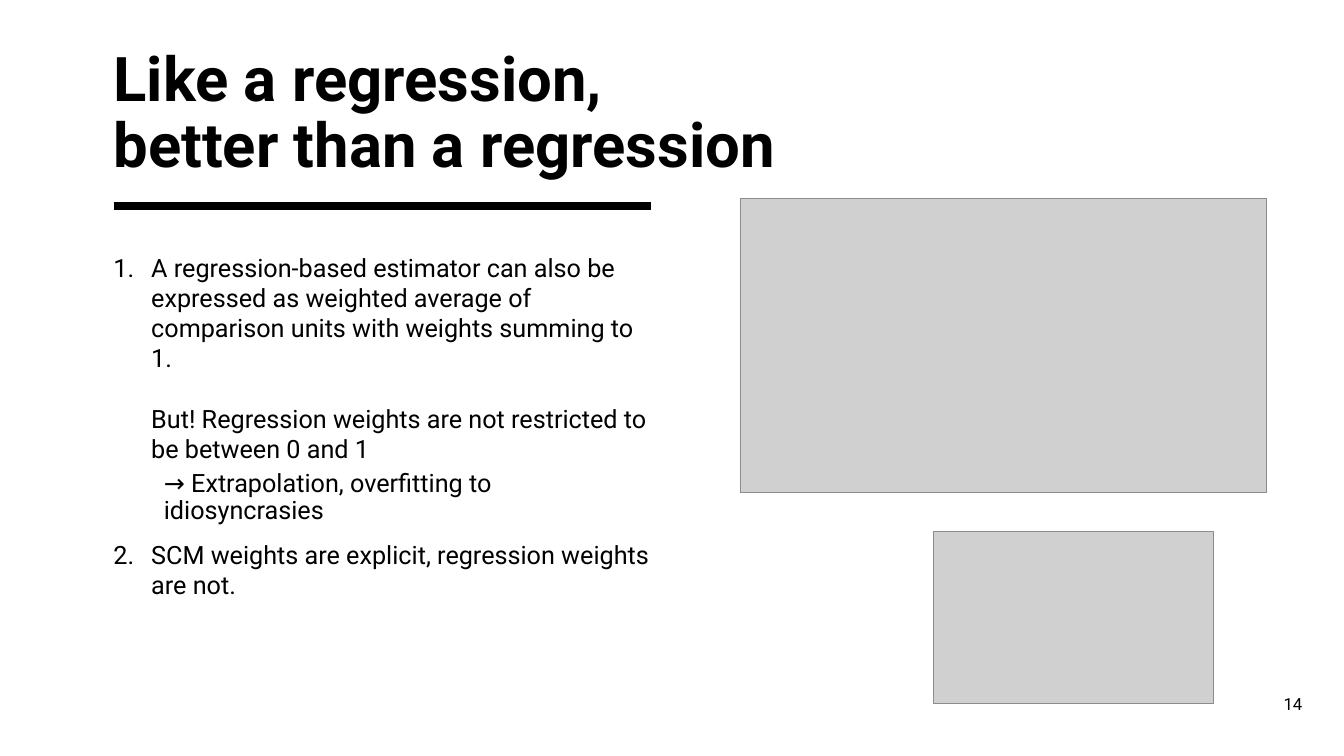
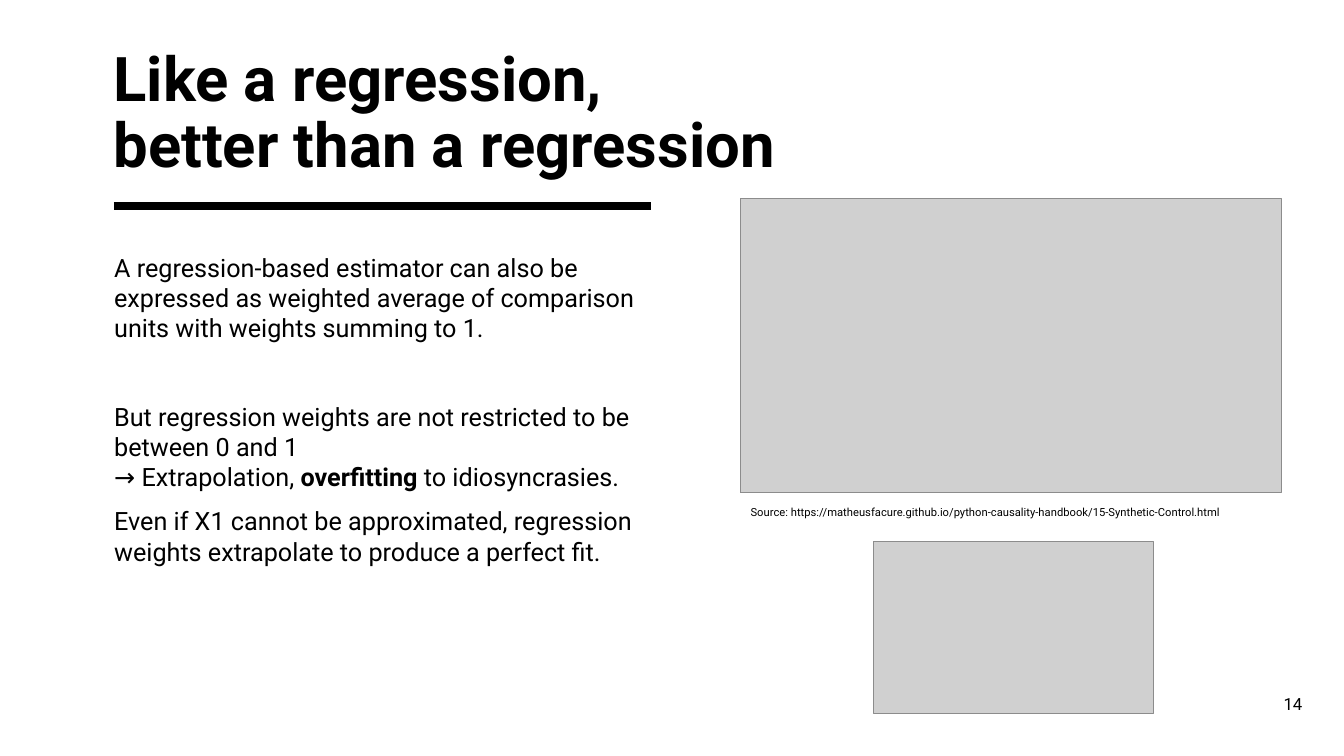
Before and after one commit to francescogranella/francescogranella.github.io, a slide deck: slide 14 of SCM.pptx. Drawn at 1344x756 pixels with LibreOffice and Linux fonts; fonts in the diff are those of the drawing; grey boxes stand for pictures. Boxes give left, top, right and bottom in pixels: in the first picture for what was removed or moved away, otherwise in the second. Text is boxed around its words. In the diff, an @@ line names an element or a change of style, - is before the commit and + after.

```diff
--- a/SCM.pptx
+++ b/SCM.pptx
@@ picture added at (x1=741, y1=199, x2=1281, y2=493) @@
@@ text at (x1=114, y1=258, x2=634, y2=567): text changed @@
-1. A regression-based estimator can also be expressed as weighted average of comparison units with weights summing to 1.
-   But! Regression weights are not restricted to be between 0 and 1
-  → Extrapolation, overfitting to idiosyncrasies
-2. SCM weights are explicit, regression weights are not.
+A regression-based estimator can also be expressed as weighted average of comparison units with weights summing to 1.
+But regression weights are not restricted to be between 0 and 1
+→ Extrapolation, overfitting to idiosyncrasies.
+Even if X1 cannot be approximated, regression weights extrapolate to produce a perfect fit.
@@ text added at (x1=751, y1=507, x2=1220, y2=519), 8 pt, text #000000 @@
+Source: https://matheusfacure.github.io/python-causality-handbook/15-Synthetic-Control.html
@@ picture moved from (x1=935, y1=531, x2=1215, y2=704) to (x1=874, y1=541, x2=1154, y2=714) @@
```
Also in this commit, not shown: 19 other slides changed, 3 slides added, 1 slide removed.
